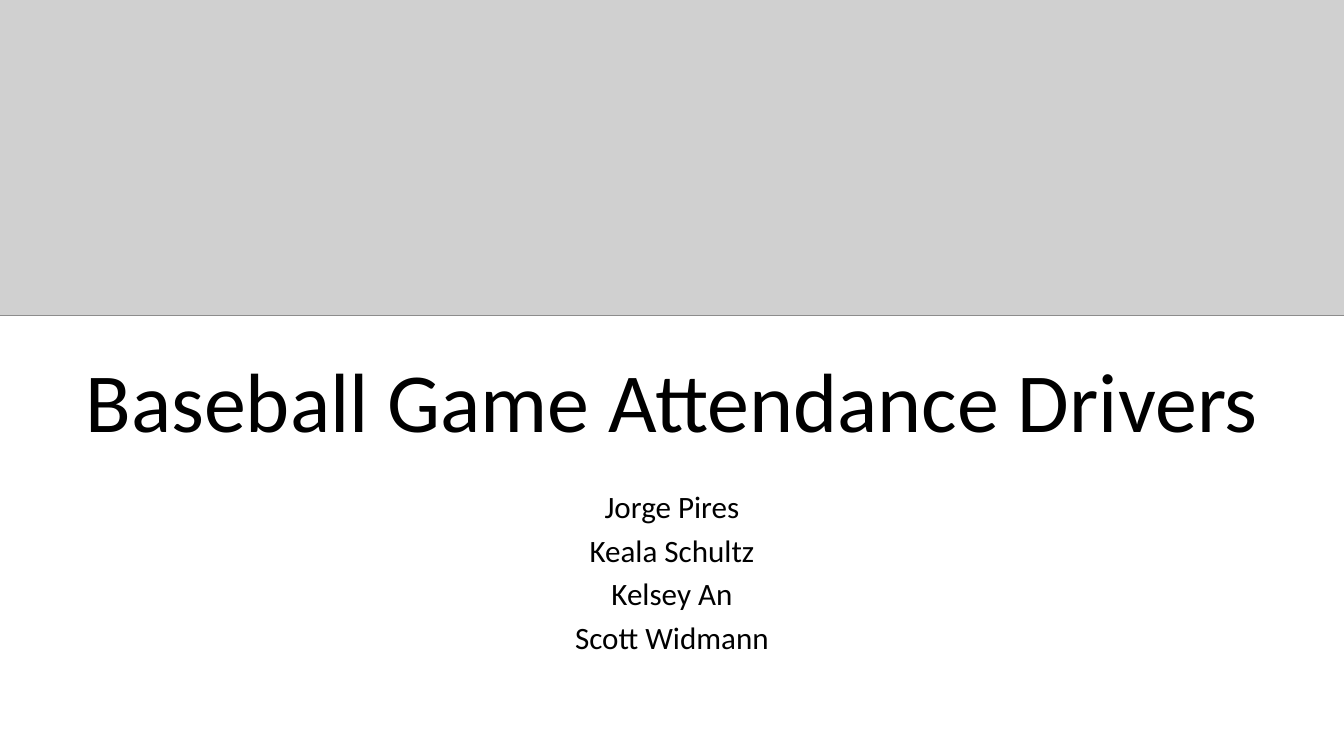
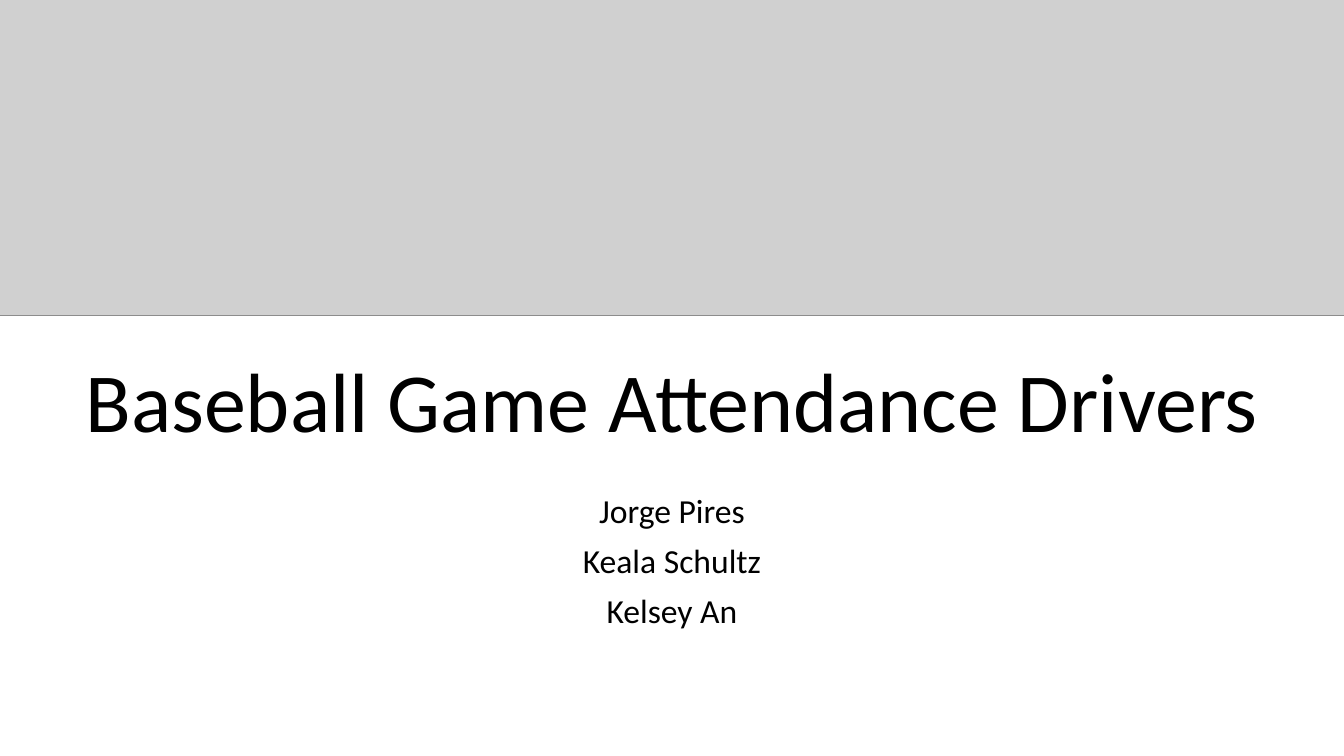
Before and after one commit to jorgepires311/Baseball-Attendance, a slide deck: slide 1 of Baseball_Attendance.pptx. Drawn at 1344x756 pixels with LibreOffice and Linux fonts; fonts in the diff are those of the drawing; grey boxes stand for pictures. Boxes give left, top, right and bottom in pixels: in the first picture for what was removed or moved away, otherwise in the second. Text is boxed around its words. In the diff, an @@ line names an element or a change of style, - is before the commit and + after.

```diff
--- a/Baseball_Attendance.pptx
+++ b/Baseball_Attendance.pptx
@@ subtitle "Jorge Pires" at <box>583,500,761,629</box>: size 22.2 to 24 pt; line spacing 0.8 to 0.9 @@
@@ subtitle at <box>575,627,768,650</box>: paragraph removed @@
-Scott Widmann
```
Also in this commit, not shown: 2 other slides changed, 1 slide added, 1 slide removed.
